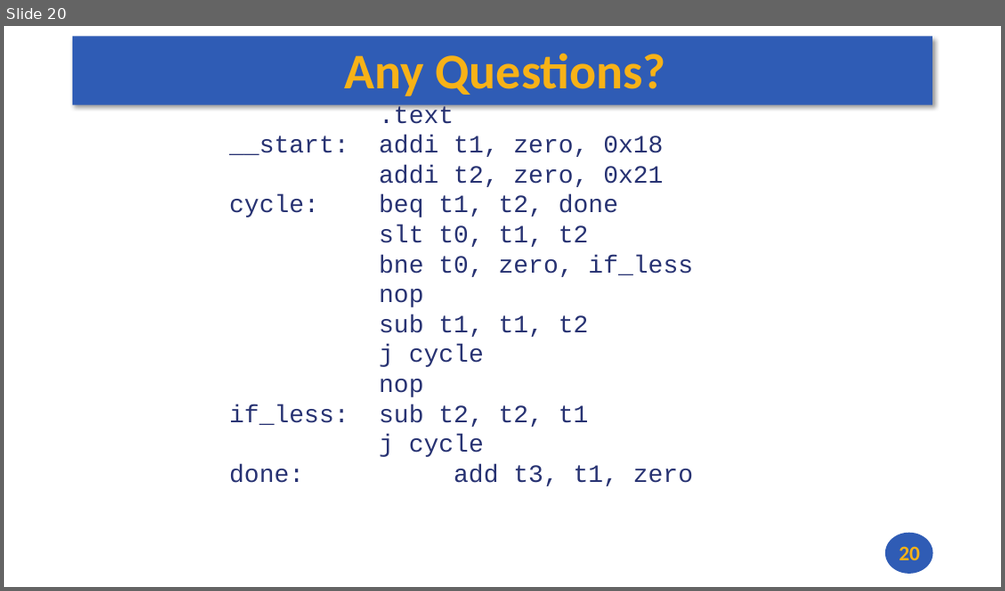
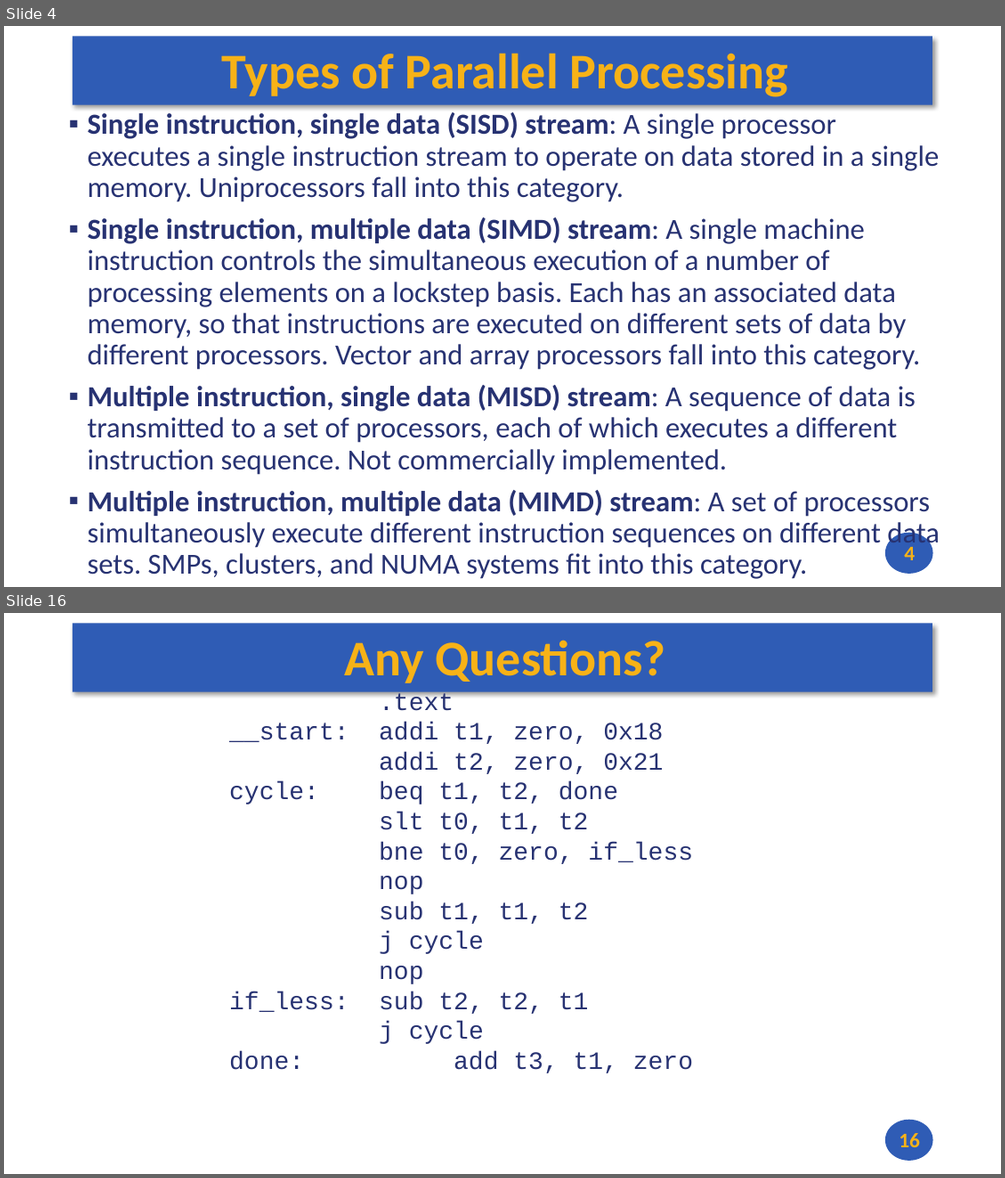
Before and after one commit to andrewt0301/hse-acos-course, a slide deck: docs/part1ca/13_DLP/CA_Lecture_13.pptx. Shown one above the other, each under a label of ours: slide 20 before the commit, slides 4 and 16 after it; the slides between them are not shown. The pictures are 1005x591 and 1005x1178 pixels, drawn with LibreOffice and Linux fonts; fonts in the diff are those of the drawing. Boxes give left, top, right and bottom in pixels: in the first picture for what was removed or moved away, otherwise in the second. Text is boxed around its words. In the diff, an @@ line names an element or a change of style, - is before the commit and + after.

```diff
--- a/docs/part1ca/13_DLP/CA_Lecture_13.pptx
+++ b/docs/part1ca/13_DLP/CA_Lecture_13.pptx
@@ slide 4 added at bbox=[4, 26, 1001, 587], background #FFFFFF; not listed: 2 template elements that a slide beside it also shows @@
@@ title added at bbox=[222, 53, 788, 97], 48 pt, text #F7B217, bold @@
+Types of Parallel Processing
@@ text added at bbox=[88, 112, 939, 549], 28 pt, text #273272 @@
+▪ Single instruction, single data (SISD) stream: A single processor executes a single instruction stream to operate on data stored in a single memory. Uniprocessors fall into this category.
+▪ Single instruction, multiple data (SIMD) stream: A single machine instruction controls the simultaneous execution of a number of processing elements on a lockstep basis. Each has an associated data memory, so that instructions are executed on different sets of data by different processors. Vector and array processors fall into this category.
+▪ Multiple instruction, single data (MISD) stream: A sequence of data is transmitted to a set of processors, each of which executes a different instruction sequence. Not commercially implemented.
+▪ Multiple instruction, multiple data (MIMD) stream: A set of processors simultaneously execute different instruction sequences on different data sets. SMPs, clusters, and NUMA systems fit into this category.
@@ page number added at bbox=[904, 547, 914, 560], 20 pt, text #F7B217, bold @@
+4
@@ what was slide 20 is now slide 16 @@
@@ page number at bbox=[898, 1133, 920, 1147]: text changed @@
-20
+16
```
Also in this commit, not shown: 1 slide changed, 13 other slides added, 18 slides removed, 1 other file.
